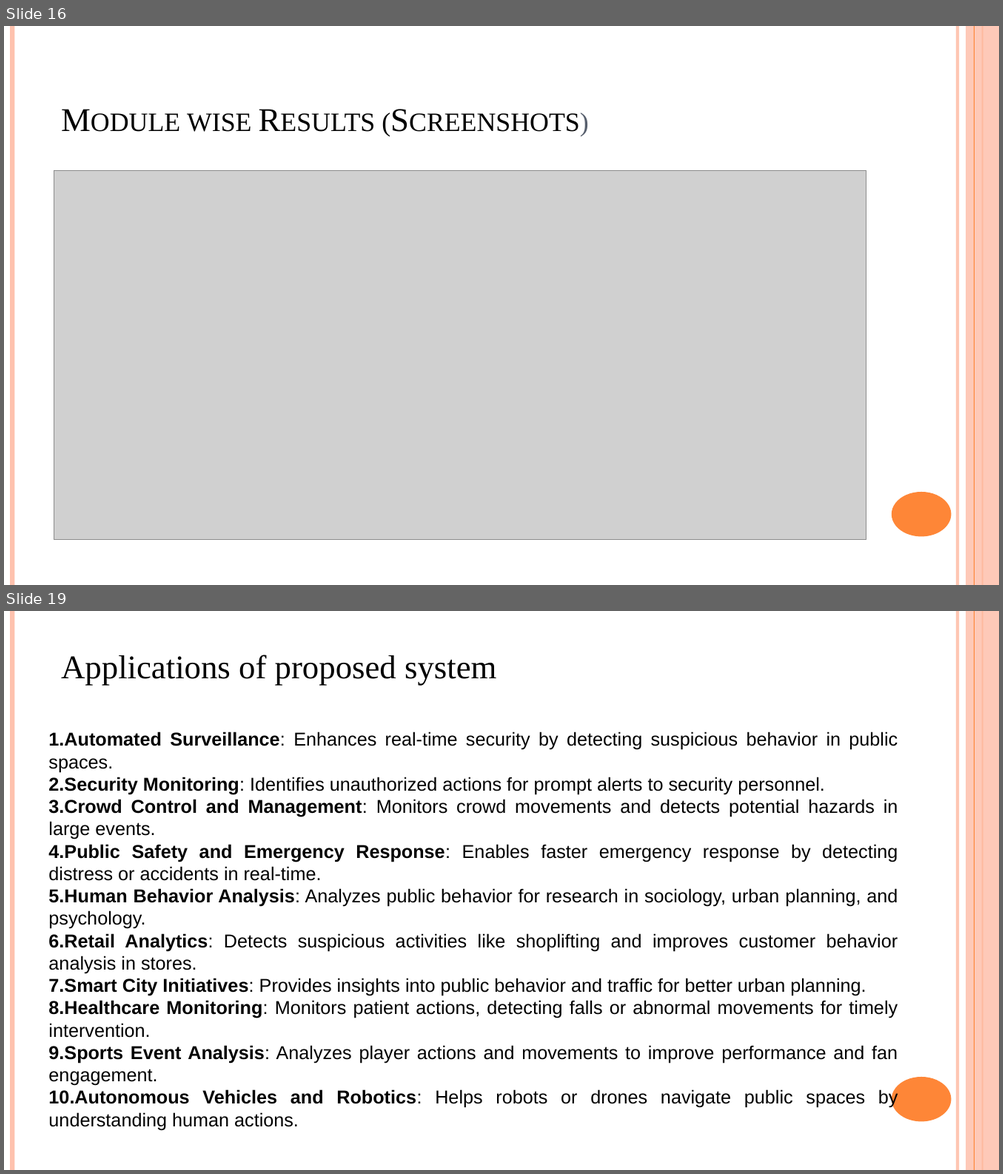
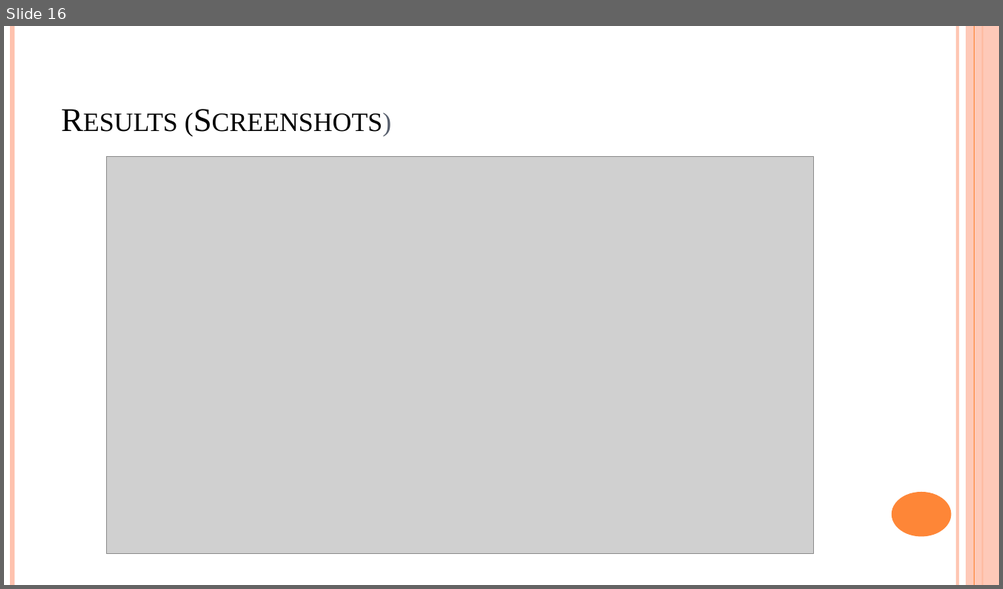
Before and after one commit to karthikeya-goud/Mini_project, a slide deck: B10 PRC 3.pptx. Shown one above the other, each under a label of ours: slides 16 and 19 before the commit, slide 16 after it; the slides between them are not shown. The pictures are 1003x1174 and 1003x589 pixels, drawn with LibreOffice and Linux fonts; fonts in the diff are those of the drawing; grey boxes stand for pictures. Boxes give left, top, right and bottom in pixels: in the first picture for what was removed or moved away, otherwise in the second. Text is boxed around its words. In the diff, an @@ line names an element or a change of style, - is before the commit and + after.

```diff
--- a/B10 PRC 3.pptx
+++ b/B10 PRC 3.pptx
@@ slide 19 removed at (4, 611, 999, 1170), background #FFFFFF; not listed: 6 template elements that a slide beside it also shows @@
@@ title removed at (61, 655, 496, 686) @@
-Applications of proposed system
@@ text removed at (48, 732, 898, 1130) @@
-1.Automated Surveillance: Enhances real-time security by detecting suspicious behavior in public spaces.
-2. Security Monitoring: Identifies unauthorized actions for prompt alerts to security personnel.
-3. Crowd Control and Management: Monitors crowd movements and detects potential hazards in large events.
-4. Public Safety and Emergency Response: Enables faster emergency response by detecting distress or accidents in real-time.
-5. Human Behavior Analysis: Analyzes public behavior for research in sociology, urban planning, and psychology.
-6. Retail Analytics: Detects suspicious activities like shoplifting and improves customer behavior analysis in stores.
-7. Smart City Initiatives: Provides insights into public behavior and traffic for better urban planning.
-8. Healthcare Monitoring: Monitors patient actions, detecting falls or abnormal movements for timely intervention.
-9. Sports Event Analysis: Analyzes player actions and movements to improve performance and fan engagement.
-10. Autonomous Vehicles and Robotics: Helps robots or drones navigate public spaces by understanding human actions.
@@ slide 16 changed as well @@
@@ title at (187, 113, 251, 132): text changed @@
-Module wise Results (Screenshots)
+Results (Screenshots)
@@ picture: place and size @@
-picture at (54, 171, 867, 540)
+picture at (106, 156, 814, 554)
```
Also in this commit, not shown: 15 other slides changed, 3 slides added, 5 other slides removed.
